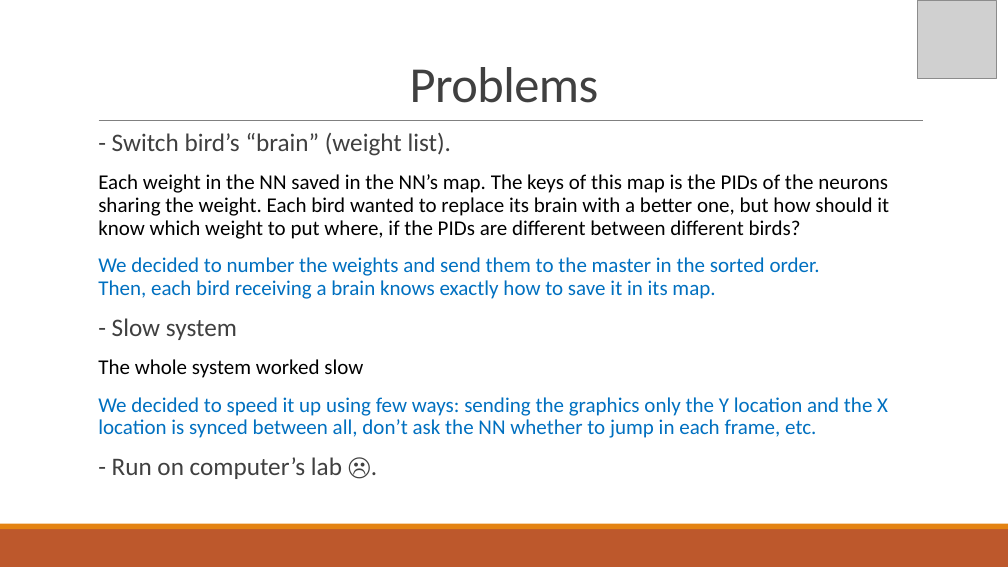
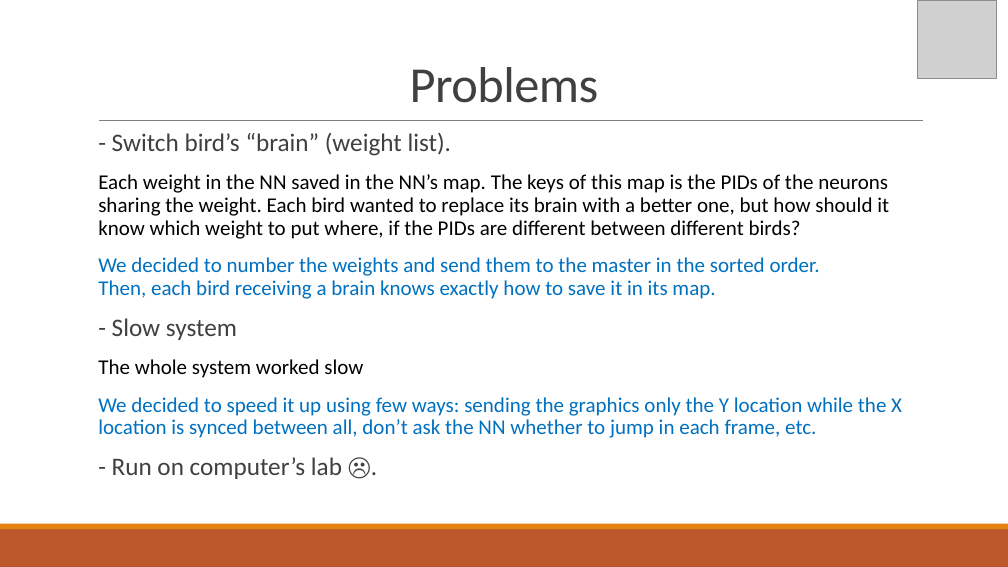
Before and after one commit to Tamir-Co/NeuroEvolutional-Dont-Touch-The-Spikes-with-Erlang, a slide deck: slide 8 of Reports/Final Project.pptx. Drawn at 1008x567 pixels with LibreOffice and Linux fonts; fonts in the diff are those of the drawing; grey boxes stand for pictures. Boxes give left, top, right and bottom in pixels: in the first picture for what was removed or moved away, otherwise in the second. Text is boxed around its words. In the diff, an @@ line names an element or a change of style, - is before the commit and + after.

```diff
--- a/Reports/Final Project.pptx
+++ b/Reports/Final Project.pptx
@@ text at (98,397,902,438): text changed @@
-  We decided to speed it up using few ways: sending the graphics only the Y location and the X location is synced between all, don’t ask the NN whether to jump in each frame, etc.
+  We decided to speed it up using few ways: sending the graphics only the Y location while the X location is synced between all, don’t ask the NN whether to jump in each frame, etc.
```
Also in this commit, not shown: 2 other slides changed.
